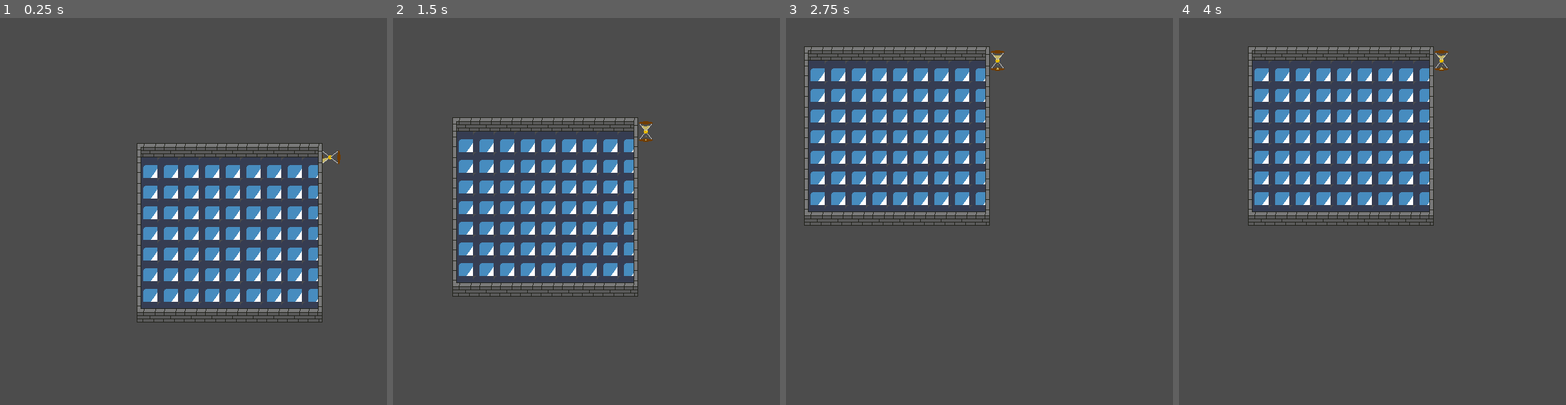
Above: before the commit, frames 1-4 (left to right).
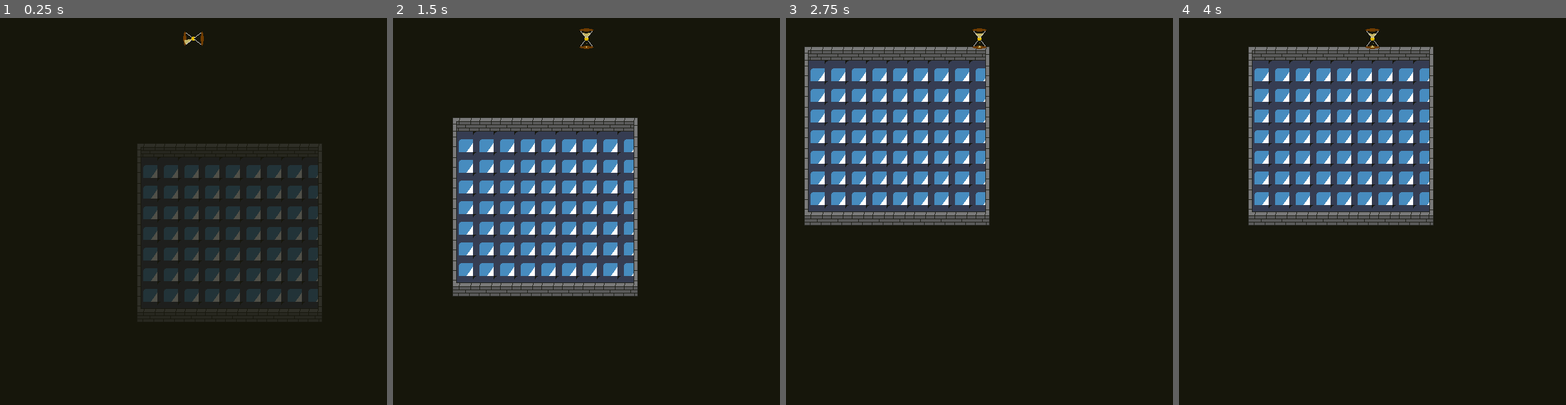
Above: after the commit, the same moments.

Repository: the-alex-g/LD51
Game: Godot game, scene res://Main/Main.tscn
Same seed, same stepped clock (60 frames per second), same inputs: the game is played once before the commit and once after it. The engine's default icon, where the game draws it, is replaced by a stand-in: a white triangle on a blue panel in a dark square.
Inputs (mouse positions are in pixels of both pictures, inside the frame that each line leads up to):
- Up to frame 1 (0.25 s): no input
- Up to frame 2 (1.5 s): move the mouse to (671, 192) at 0.52 s; hold D (right) 0.53-1.28 s; right-click (671, 192) at 0.6 s; move the mouse to (509, 230) at 1.27 s; hold S (down) from 1.28 s (still down); tap Space (primary_attack) at 1.35 s
- Up to frame 3 (2.75 s): move the mouse to (1018, 126) at 2.02 s; release S (down) at 2.03 s; hold D (right) from 2.03 s (still down); click (1018, 126) at 2.1 s
- Up to frame 4 (4 s): tap Enter at 2.75 s; move the mouse to (1353, 288) at 2.77 s; release D (right) at 2.78 s; hold W (up) 2.78-3.53 s; right-click (1353, 288) at 2.85 s; tap Space (primary_attack) at 3.5, 3.6 s; move the mouse to (1488, 269) at 3.52 s; hold A (left) from 3.53 s (still down)

The runs differ from the first frame. In frame 1, 99% of the frame differs, in the area x 0-100%, y 0-100%; in frame 2, 78%; in frame 3, 78%; in frame 4, 78%.

Commit message:
Add a black background and fade-in

Diff:
--- /dev/null
+++ b/project/Main/HUD.gd
@@ -0,0 +1,5 @@
+extends CanvasLayer
+
+
+func _ready()->void:
+	$Hourglass.frame = 0
--- /dev/null
+++ b/project/Main/HUD.tscn
@@ -0,0 +1,182 @@
+[gd_scene load_steps=44 format=2]
+
+[ext_resource path="res://Main/Hourglass.png" type="Texture" id=1]
+[ext_resource path="res://Main/HUD.gd" type="Script" id=2]
+
+[sub_resource type="AtlasTexture" id=1]
+atlas = ExtResource( 1 )
+region = Rect2( 160, 192, 32, 32 )
+
+[sub_resource type="AtlasTexture" id=2]
+atlas = ExtResource( 1 )
+region = Rect2( 0, 0, 32, 32 )
+
+[sub_resource type="AtlasTexture" id=3]
+atlas = ExtResource( 1 )
+region = Rect2( 64, 0, 32, 32 )
+
+[sub_resource type="AtlasTexture" id=4]
+atlas = ExtResource( 1 )
+region = Rect2( 96, 0, 32, 32 )
+
+[sub_resource type="AtlasTexture" id=5]
+atlas = ExtResource( 1 )
+region = Rect2( 128, 0, 32, 32 )
+
+[sub_resource type="AtlasTexture" id=6]
+atlas = ExtResource( 1 )
+region = Rect2( 160, 0, 32, 32 )
+
+[sub_resource type="AtlasTexture" id=7]
+atlas = ExtResource( 1 )
+region = Rect2( 0, 32, 32, 32 )
+
+[sub_resource type="AtlasTexture" id=8]
+atlas = ExtResource( 1 )
+region = Rect2( 32, 32, 32, 32 )
+
+[sub_resource type="AtlasTexture" id=9]
+atlas = ExtResource( 1 )
+region = Rect2( 64, 32, 32, 32 )
+
+[sub_resource type="AtlasTexture" id=10]
+atlas = ExtResource( 1 )
+region = Rect2( 96, 32, 32, 32 )
+
+[sub_resource type="AtlasTexture" id=11]
+atlas = ExtResource( 1 )
+region = Rect2( 128, 32, 32, 32 )
+
+[sub_resource type="AtlasTexture" id=12]
+atlas = ExtResource( 1 )
+region = Rect2( 160, 32, 32, 32 )
+
+[sub_resource type="AtlasTexture" id=13]
+atlas = ExtResource( 1 )
+region = Rect2( 0, 64, 32, 32 )
+
+[sub_resource type="AtlasTexture" id=14]
+atlas = ExtResource( 1 )
+region = Rect2( 32, 64, 32, 32 )
+
+[sub_resource type="AtlasTexture" id=15]
+atlas = ExtResource( 1 )
+region = Rect2( 64, 64, 32, 32 )
+
+[sub_resource type="AtlasTexture" id=16]
+atlas = ExtResource( 1 )
+region = Rect2( 96, 64, 32, 32 )
+
+[sub_resource type="AtlasTexture" id=17]
+atlas = ExtResource( 1 )
+region = Rect2( 128, 64, 32, 32 )
+
+[sub_resource type="AtlasTexture" id=18]
+atlas = ExtResource( 1 )
+region = Rect2( 160, 64, 32, 32 )
+
+[sub_resource type="AtlasTexture" id=19]
+atlas = ExtResource( 1 )
+region = Rect2( 0, 96, 32, 32 )
+
+[sub_resource type="AtlasTexture" id=20]
+atlas = ExtResource( 1 )
+region = Rect2( 32, 96, 32, 32 )
+
+[sub_resource type="AtlasTexture" id=21]
+atlas = ExtResource( 1 )
+region = Rect2( 64, 96, 32, 32 )
+
+[sub_resource type="AtlasTexture" id=22]
+atlas = ExtResource( 1 )
+region = Rect2( 96, 96, 32, 32 )
+
+[sub_resource type="AtlasTexture" id=23]
+atlas = ExtResource( 1 )
+region = Rect2( 128, 96, 32, 32 )
+
+[sub_resource type="AtlasTexture" id=24]
+atlas = ExtResource( 1 )
+region = Rect2( 160, 96, 32, 32 )
+
+[sub_resource type="AtlasTexture" id=25]
+atlas = ExtResource( 1 )
+region = Rect2( 0, 128, 32, 32 )
+
+[sub_resource type="AtlasTexture" id=26]
+atlas = ExtResource( 1 )
+region = Rect2( 64, 128, 32, 32 )
+
+[sub_resource type="AtlasTexture" id=27]
+atlas = ExtResource( 1 )
+region = Rect2( 96, 128, 32, 32 )
+
+[sub_resource type="AtlasTexture" id=28]
+atlas = ExtResource( 1 )
+region = Rect2( 128, 128, 32, 32 )
+
+[sub_resource type="AtlasTexture" id=29]
+atlas = ExtResource( 1 )
+region = Rect2( 160, 128, 32, 32 )
+
+[sub_resource type="AtlasTexture" id=30]
+atlas = ExtResource( 1 )
+region = Rect2( 0, 160, 32, 32 )
+
+[sub_resource type="AtlasTexture" id=31]
+atlas = ExtResource( 1 )
+region = Rect2( 32, 160, 32, 32 )
+
+[sub_resource type="AtlasTexture" id=32]
+atlas = ExtResource( 1 )
+region = Rect2( 64, 160, 32, 32 )
+
+[sub_resource type="AtlasTexture" id=33]
+atlas = ExtResource( 1 )
+region = Rect2( 96, 160, 32, 32 )
+
+[sub_resource type="AtlasTexture" id=34]
+atlas = ExtResource( 1 )
+region = Rect2( 128, 160, 32, 32 )
+
+[sub_resource type="AtlasTexture" id=35]
+atlas = ExtResource( 1 )
+region = Rect2( 160, 160, 32, 32 )
+
+[sub_resource type="AtlasTexture" id=36]
+atlas = ExtResource( 1 )
+region = Rect2( 0, 192, 32, 32 )
+
+[sub_resource type="AtlasTexture" id=37]
+atlas = ExtResource( 1 )
+region = Rect2( 32, 192, 32, 32 )
+
+[sub_resource type="AtlasTexture" id=38]
+atlas = ExtResource( 1 )
+region = Rect2( 64, 192, 32, 32 )
+
+[sub_resource type="AtlasTexture" id=39]
+atlas = ExtResource( 1 )
+region = Rect2( 96, 192, 32, 32 )
+
+[sub_resource type="AtlasTexture" id=40]
+atlas = ExtResource( 1 )
+region = Rect2( 128, 192, 32, 32 )
+
+[sub_resource type="SpriteFrames" id=41]
+animations = [ {
+"frames": [ SubResource( 1 ), SubResource( 2 ), SubResource( 3 ), SubResource( 4 ), SubResource( 5 ), SubResource( 6 ), SubResource( 7 ), SubResource( 8 ), SubResource( 9 ), SubResource( 10 ), SubResource( 11 ), SubResource( 12 ), SubResource( 13 ), SubResource( 14 ), SubResource( 15 ), SubResource( 16 ), SubResource( 17 ), SubResource( 18 ), SubResource( 19 ), SubResource( 20 ), SubResource( 21 ), SubResource( 22 ), SubResource( 23 ), SubResource( 24 ), SubResource( 25 ), SubResource( 26 ), SubResource( 27 ), SubResource( 28 ), SubResource( 29 ), SubResource( 30 ), SubResource( 31 ), SubResource( 32 ), SubResource( 33 ), SubResource( 34 ), SubResource( 35 ), SubResource( 36 ), SubResource( 37 ), SubResource( 38 ), SubResource( 39 ), SubResource( 40 ) ],
+"loop": true,
+"name": "Default",
+"speed": 4.0
+} ]
+
+[node name="HUD" type="CanvasLayer"]
+script = ExtResource( 2 )
+
+[node name="Hourglass" type="AnimatedSprite" parent="."]
+position = Vector2( 300, 32 )
+frames = SubResource( 41 )
+animation = "Default"
+frame = 8
+playing = true
--- a/project/Main/Main.gd
+++ b/project/Main/Main.gd
@@ -8,7 +8,6 @@
 	enemy.target = $Player
 	enemy.position = Vector2(100, 100)
 	add_child(enemy)
-	$Hourglass.frame = 0
 
 
 func _on_TenSecondTimer_timeout()->void:
--- a/project/Main/Main.tscn
+++ b/project/Main/Main.tscn
@@ -1,180 +1,14 @@
-[gd_scene load_steps=46 format=2]
+[gd_scene load_steps=5 format=2]
 
 [ext_resource path="res://Main/Main.gd" type="Script" id=1]
 [ext_resource path="res://Player/Player.tscn" type="PackedScene" id=2]
-[ext_resource path="res://Main/Hourglass.png" type="Texture" id=3]
+[ext_resource path="res://Main/HUD.tscn" type="PackedScene" id=3]
 [ext_resource path="res://Scenery/World.tscn" type="PackedScene" id=4]
-
-[sub_resource type="AtlasTexture" id=1]
-atlas = ExtResource( 3 )
-region = Rect2( 160, 192, 32, 32 )
-
-[sub_resource type="AtlasTexture" id=2]
-atlas = ExtResource( 3 )
-region = Rect2( 0, 0, 32, 32 )
-
-[sub_resource type="AtlasTexture" id=3]
-atlas = ExtResource( 3 )
-region = Rect2( 64, 0, 32, 32 )
-
-[sub_resource type="AtlasTexture" id=4]
-atlas = ExtResource( 3 )
-region = Rect2( 96, 0, 32, 32 )
-
-[sub_resource type="AtlasTexture" id=5]
-atlas = ExtResource( 3 )
-region = Rect2( 128, 0, 32, 32 )
-
-[sub_resource type="AtlasTexture" id=6]
-atlas = ExtResource( 3 )
-region = Rect2( 160, 0, 32, 32 )
-
-[sub_resource type="AtlasTexture" id=7]
-atlas = ExtResource( 3 )
-region = Rect2( 0, 32, 32, 32 )
-
-[sub_resource type="AtlasTexture" id=8]
-atlas = ExtResource( 3 )
-region = Rect2( 32, 32, 32, 32 )
-
-[sub_resource type="AtlasTexture" id=9]
-atlas = ExtResource( 3 )
-region = Rect2( 64, 32, 32, 32 )
-
-[sub_resource type="AtlasTexture" id=10]
-atlas = ExtResource( 3 )
-region = Rect2( 96, 32, 32, 32 )
-
-[sub_resource type="AtlasTexture" id=11]
-atlas = ExtResource( 3 )
-region = Rect2( 128, 32, 32, 32 )
-
-[sub_resource type="AtlasTexture" id=12]
-atlas = ExtResource( 3 )
-region = Rect2( 160, 32, 32, 32 )
-
-[sub_resource type="AtlasTexture" id=13]
-atlas = ExtResource( 3 )
-region = Rect2( 0, 64, 32, 32 )
-
-[sub_resource type="AtlasTexture" id=14]
-atlas = ExtResource( 3 )
-region = Rect2( 32, 64, 32, 32 )
-
-[sub_resource type="AtlasTexture" id=15]
-atlas = ExtResource( 3 )
-region = Rect2( 64, 64, 32, 32 )
-
-[sub_resource type="AtlasTexture" id=16]
-atlas = ExtResource( 3 )
-region = Rect2( 96, 64, 32, 32 )
-
-[sub_resource type="AtlasTexture" id=17]
-atlas = ExtResource( 3 )
-region = Rect2( 128, 64, 32, 32 )
-
-[sub_resource type="AtlasTexture" id=18]
-atlas = ExtResource( 3 )
-region = Rect2( 160, 64, 32, 32 )
-
-[sub_resource type="AtlasTexture" id=19]
-atlas = ExtResource( 3 )
-region = Rect2( 0, 96, 32, 32 )
-
-[sub_resource type="AtlasTexture" id=20]
-atlas = ExtResource( 3 )
-region = Rect2( 32, 96, 32, 32 )
-
-[sub_resource type="AtlasTexture" id=21]
-atlas = ExtResource( 3 )
-region = Rect2( 64, 96, 32, 32 )
-
-[sub_resource type="AtlasTexture" id=22]
-atlas = ExtResource( 3 )
-region = Rect2( 96, 96, 32, 32 )
-
-[sub_resource type="AtlasTexture" id=23]
-atlas = ExtResource( 3 )
-region = Rect2( 128, 96, 32, 32 )
-
-[sub_resource type="AtlasTexture" id=24]
-atlas = ExtResource( 3 )
-region = Rect2( 160, 96, 32, 32 )
-
-[sub_resource type="AtlasTexture" id=25]
-atlas = ExtResource( 3 )
-region = Rect2( 0, 128, 32, 32 )
-
-[sub_resource type="AtlasTexture" id=26]
-atlas = ExtResource( 3 )
-region = Rect2( 64, 128, 32, 32 )
-
-[sub_resource type="AtlasTexture" id=27]
-atlas = ExtResource( 3 )
-region = Rect2( 96, 128, 32, 32 )
-
-[sub_resource type="AtlasTexture" id=28]
-atlas = ExtResource( 3 )
-region = Rect2( 128, 128, 32, 32 )
-
-[sub_resource type="AtlasTexture" id=29]
-atlas = ExtResource( 3 )
-region = Rect2( 160, 128, 32, 32 )
-
-[sub_resource type="AtlasTexture" id=30]
-atlas = ExtResource( 3 )
-region = Rect2( 0, 160, 32, 32 )
-
-[sub_resource type="AtlasTexture" id=31]
-atlas = ExtResource( 3 )
-region = Rect2( 32, 160, 32, 32 )
-
-[sub_resource type="AtlasTexture" id=32]
-atlas = ExtResource( 3 )
-region = Rect2( 64, 160, 32, 32 )
-
-[sub_resource type="AtlasTexture" id=33]
-atlas = ExtResource( 3 )
-region = Rect2( 96, 160, 32, 32 )
-
-[sub_resource type="AtlasTexture" id=34]
-atlas = ExtResource( 3 )
-region = Rect2( 128, 160, 32, 32 )
-
-[sub_resource type="AtlasTexture" id=35]
-atlas = ExtResource( 3 )
-region = Rect2( 160, 160, 32, 32 )
-
-[sub_resource type="AtlasTexture" id=36]
-atlas = ExtResource( 3 )
-region = Rect2( 0, 192, 32, 32 )
-
-[sub_resource type="AtlasTexture" id=37]
-atlas = ExtResource( 3 )
-region = Rect2( 32, 192, 32, 32 )
-
-[sub_resource type="AtlasTexture" id=38]
-atlas = ExtResource( 3 )
-region = Rect2( 64, 192, 32, 32 )
-
-[sub_resource type="AtlasTexture" id=39]
-atlas = ExtResource( 3 )
-region = Rect2( 96, 192, 32, 32 )
-
-[sub_resource type="AtlasTexture" id=40]
-atlas = ExtResource( 3 )
-region = Rect2( 128, 192, 32, 32 )
-
-[sub_resource type="SpriteFrames" id=41]
-animations = [ {
-"frames": [ SubResource( 1 ), SubResource( 2 ), SubResource( 3 ), SubResource( 4 ), SubResource( 5 ), SubResource( 6 ), SubResource( 7 ), SubResource( 8 ), SubResource( 9 ), SubResource( 10 ), SubResource( 11 ), SubResource( 12 ), SubResource( 13 ), SubResource( 14 ), SubResource( 15 ), SubResource( 16 ), SubResource( 17 ), SubResource( 18 ), SubResource( 19 ), SubResource( 20 ), SubResource( 21 ), SubResource( 22 ), SubResource( 23 ), SubResource( 24 ), SubResource( 25 ), SubResource( 26 ), SubResource( 27 ), SubResource( 28 ), SubResource( 29 ), SubResource( 30 ), SubResource( 31 ), SubResource( 32 ), SubResource( 33 ), SubResource( 34 ), SubResource( 35 ), SubResource( 36 ), SubResource( 37 ), SubResource( 38 ), SubResource( 39 ), SubResource( 40 ) ],
-"loop": true,
-"name": "Default",
-"speed": 4.0
-} ]
 
 [node name="Main" type="Node2D"]
 script = ExtResource( 1 )
+
+[node name="HUD" parent="." instance=ExtResource( 3 )]
 
 [node name="TenSecondTimer" type="Timer" parent="."]
 wait_time = 10.0
@@ -183,13 +17,6 @@
 [node name="Player" parent="." instance=ExtResource( 2 )]
 position = Vector2( 97, 104 )
 
-[node name="Hourglass" type="AnimatedSprite" parent="."]
-position = Vector2( 300, 32 )
-frames = SubResource( 41 )
-animation = "Default"
-frame = 20
-playing = true
-
 [node name="World" parent="." instance=ExtResource( 4 )]
 
 [connection signal="ten_second_mark" from="." to="Player" method="_on_Main_ten_second_mark"]
--- a/project/Player/Player.tscn
+++ b/project/Player/Player.tscn
@@ -1,6 +1,7 @@
-[gd_scene load_steps=4 format=2]
+[gd_scene load_steps=5 format=2]
 
 [ext_resource path="res://Player/Player.gd" type="Script" id=1]
+[ext_resource path="res://Scenery/Blackout.png" type="Texture" id=2]
 
 [sub_resource type="CircleShape2D" id=1]
 
@@ -8,6 +9,11 @@
 
 [node name="Player" type="KinematicBody2D"]
 script = ExtResource( 1 )
+
+[node name="Background" type="Sprite" parent="."]
+scale = Vector2( 20, 20 )
+z_index = -200
+texture = ExtResource( 2 )
 
 [node name="CollisionShape2D" type="CollisionShape2D" parent="."]
 shape = SubResource( 1 )
--- a/project/Scenery/World.gd
+++ b/project/Scenery/World.gd
@@ -15,15 +15,19 @@
 onready var _floors = $Floor as TileMap
 onready var _animation_player = $AnimationPlayer as AnimationPlayer
 onready var _blackout = $Blackout as Sprite
+onready var _fade_in = $FadeIn as Sprite
 
 
 func _ready()->void:
 	_blackout.scale *= ROOM_SIZE
+	_fade_in.scale *= ROOM_SIZE
 	_create_room()
 
 
 func _create_room(at := Vector2.ZERO, side_connected := Connections.NONE)->void:
 	at *= ROOM_SIZE
+	_fade_in.position = at * 32
+	_fade_in.modulate = Color.white
 	for x in ROOM_SIZE:
 		for y in ROOM_SIZE:
 			if y != 0:
@@ -47,7 +51,7 @@
 				_walls.set_cell(x + at.x, y + at.y, WallTiles.HORIZONTAL)
 	if side_connected != Connections.NONE:
 		_create_door_in_room(at, side_connected)
-
+	$FadeInAnim.play("FadeIn")
 
 func _create_door_in_room(at:Vector2, side:int)->void:
 	var door_position := Vector2.ZERO
--- a/project/Scenery/World.tscn
+++ b/project/Scenery/World.tscn
@@ -221,6 +221,36 @@
 "values": [ Color( 1, 1, 1, 0 ) ]
 }
 
+[sub_resource type="Animation" id=19]
+resource_name = "FadeIn"
+tracks/0/type = "value"
+tracks/0/path = NodePath("FadeIn:modulate")
+tracks/0/interp = 1
+tracks/0/loop_wrap = true
+tracks/0/imported = false
+tracks/0/enabled = true
+tracks/0/keys = {
+"times": PoolRealArray( 0, 1 ),
+"transitions": PoolRealArray( 1, 1 ),
+"update": 0,
+"values": [ Color( 1, 1, 1, 1 ), Color( 1, 1, 1, 0 ) ]
+}
+
+[sub_resource type="Animation" id=20]
+length = 0.001
+tracks/0/type = "value"
+tracks/0/path = NodePath("FadeIn:modulate")
+tracks/0/interp = 1
+tracks/0/loop_wrap = true
+tracks/0/imported = false
+tracks/0/enabled = true
+tracks/0/keys = {
+"times": PoolRealArray( 0 ),
+"transitions": PoolRealArray( 1 ),
+"update": 0,
+"values": [ Color( 1, 1, 1, 1 ) ]
+}
+
 [node name="World" type="Node2D"]
 script = ExtResource( 2 )
 
@@ -241,6 +271,15 @@
 texture = ExtResource( 4 )
 centered = false
 
+[node name="FadeIn" type="Sprite" parent="."]
+position = Vector2( 129, 41 )
+texture = ExtResource( 4 )
+centered = false
+
 [node name="AnimationPlayer" type="AnimationPlayer" parent="."]
 anims/Blackout = SubResource( 17 )
 anims/RESET = SubResource( 18 )
+
+[node name="FadeInAnim" type="AnimationPlayer" parent="."]
+anims/FadeIn = SubResource( 19 )
+anims/RESET = SubResource( 20 )
Not shown: 1 places in project/Scenery/World.tscn that only renumber resources
